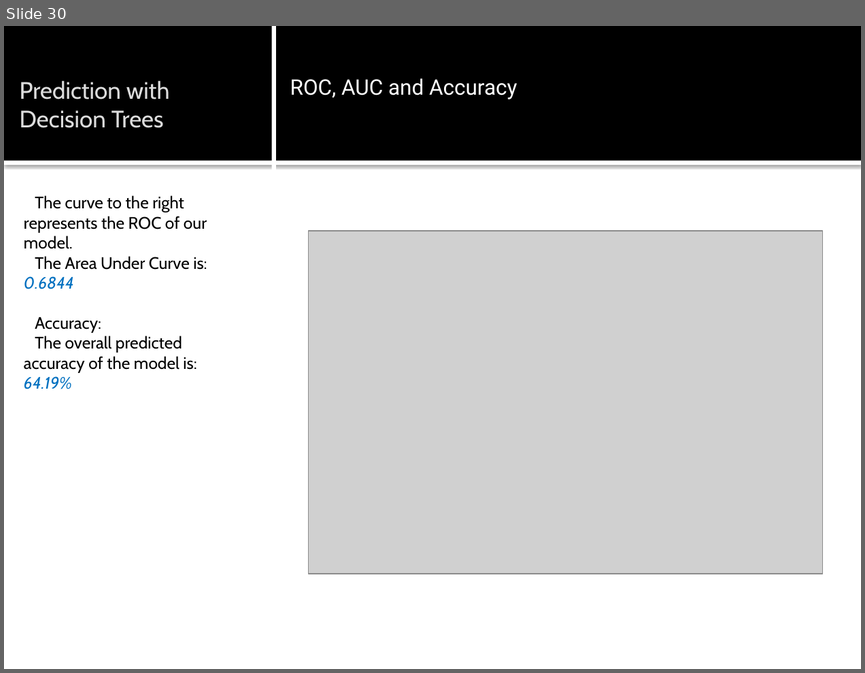
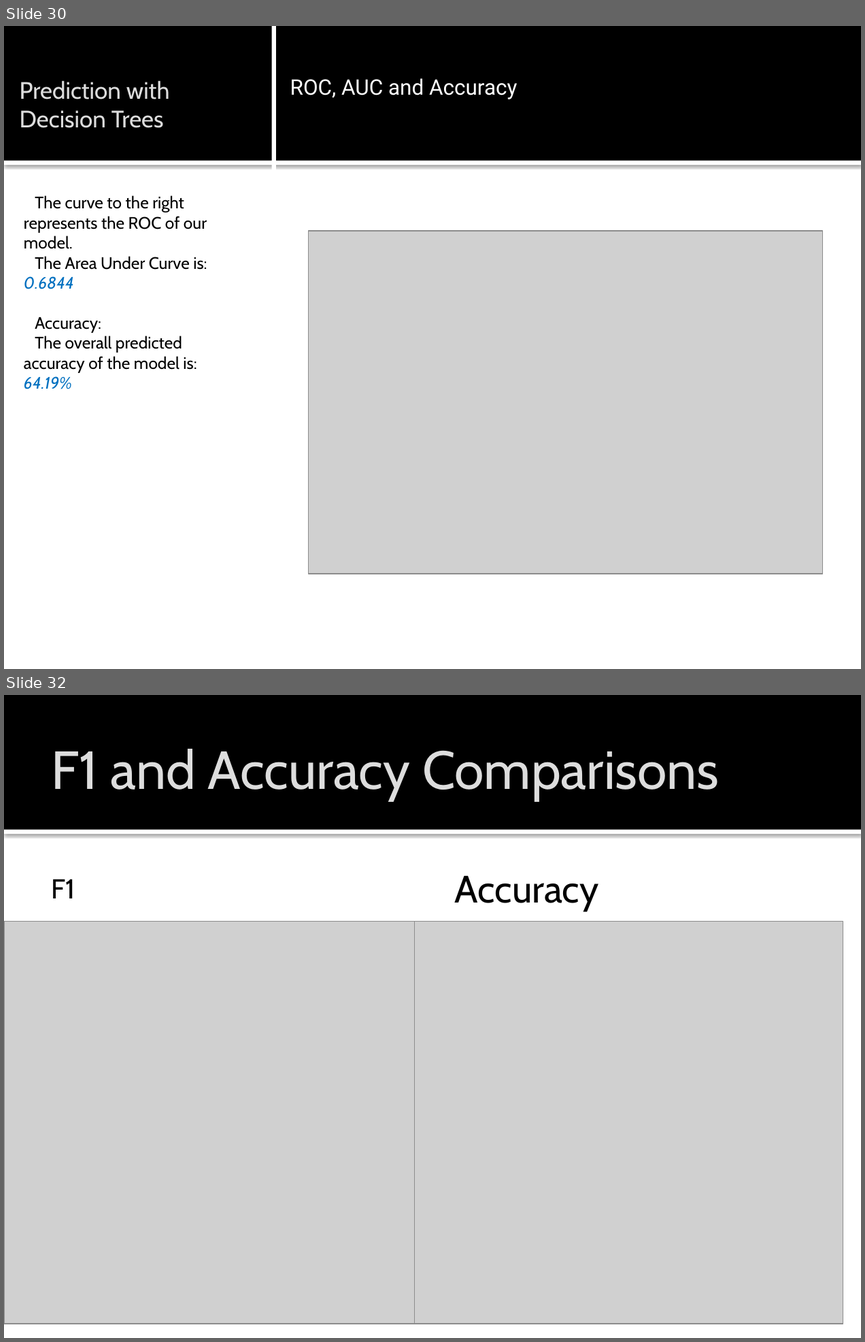
Before and after one commit to TarazGr/FDS-Final, a slide deck: Prova.pptx. Shown one above the other, each under a label of ours: slide 30 before the commit, slides 30 and 32 after it; the slides between them are not shown. The pictures are 865x673 and 865x1342 pixels, drawn with LibreOffice and Linux fonts; fonts in the diff are those of the drawing; grey boxes stand for pictures. Boxes give left, top, right and bottom in pixels: in the first picture for what was removed or moved away, otherwise in the second. Text is boxed around its words. In the diff, an @@ line names an element or a change of style, - is before the commit and + after.

Commit message:
new presentation, complete report

```diff
--- a/Prova.pptx
+++ b/Prova.pptx
@@ slide 32 added at <box>4,695,861,1338</box>, background #FFFFFF; not listed: 2 template elements that a slide beside it also shows @@
@@ title added at <box>51,749,719,801</box>, 45 pt, text #DDDDDD @@
+F1 and Accuracy Comparisons
@@ text added at <box>455,875,599,911</box>, 32 pt, text #000000 @@
+Accuracy
@@ text added at <box>51,879,75,898</box>, 23 pt, text #000000 @@
+F1
@@ picture added at <box>4,921,432,1323</box> @@
@@ picture added at <box>415,921,843,1323</box> @@
```
Also in this commit, not shown: 1 other file.
